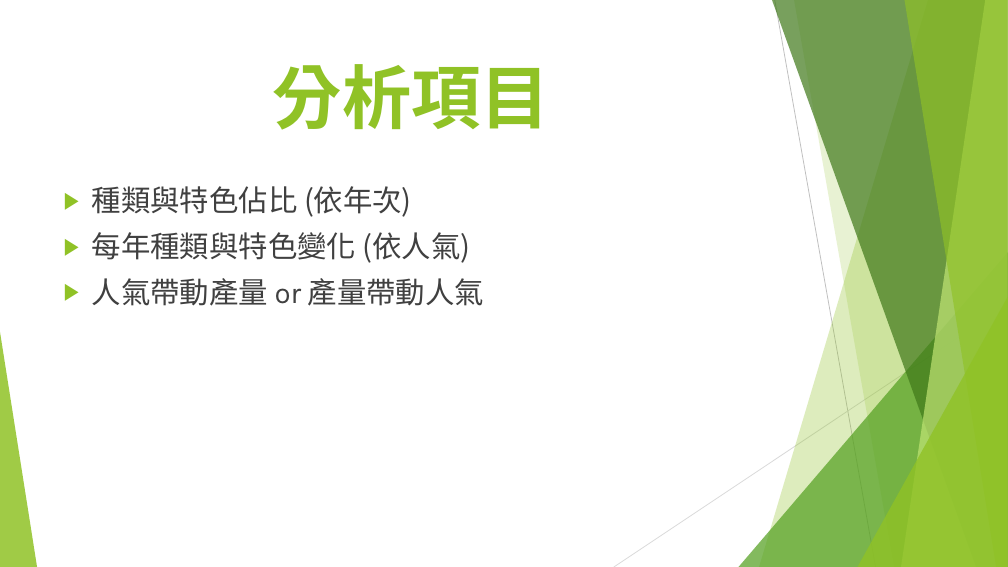
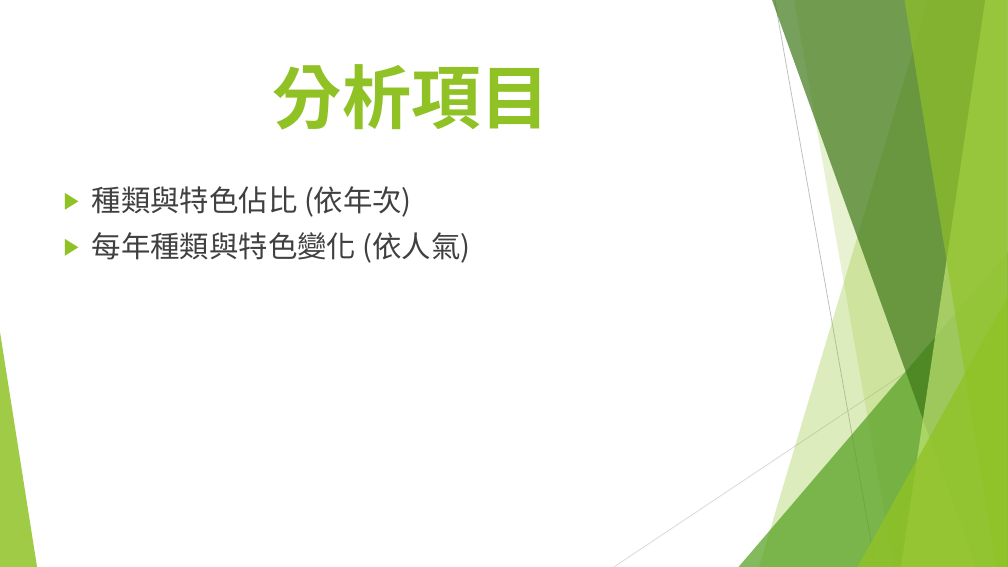
Before and after one commit to Lulu-Lee/106-Summer-Class, a slide deck: slide 4 of Week_5/Report of Animation.pptx. Drawn at 1008x567 pixels with LibreOffice and Linux fonts; fonts in the diff are those of the drawing. Boxes give left, top, right and bottom in pixels: in the first picture for what was removed or moved away, otherwise in the second. Text is boxed around its words. In the diff, an @@ line names an element or a change of style, - is before the commit and + after.

```diff
--- a/Week_5/Report of Animation.pptx
+++ b/Week_5/Report of Animation.pptx
@@ text at <box>92,278,484,306</box>: paragraph removed @@
-▶ 人氣帶動產量 or 產量帶動人氣
```
Also in this commit, not shown: 2 other slides changed, 1 slide added, 2 other files.
